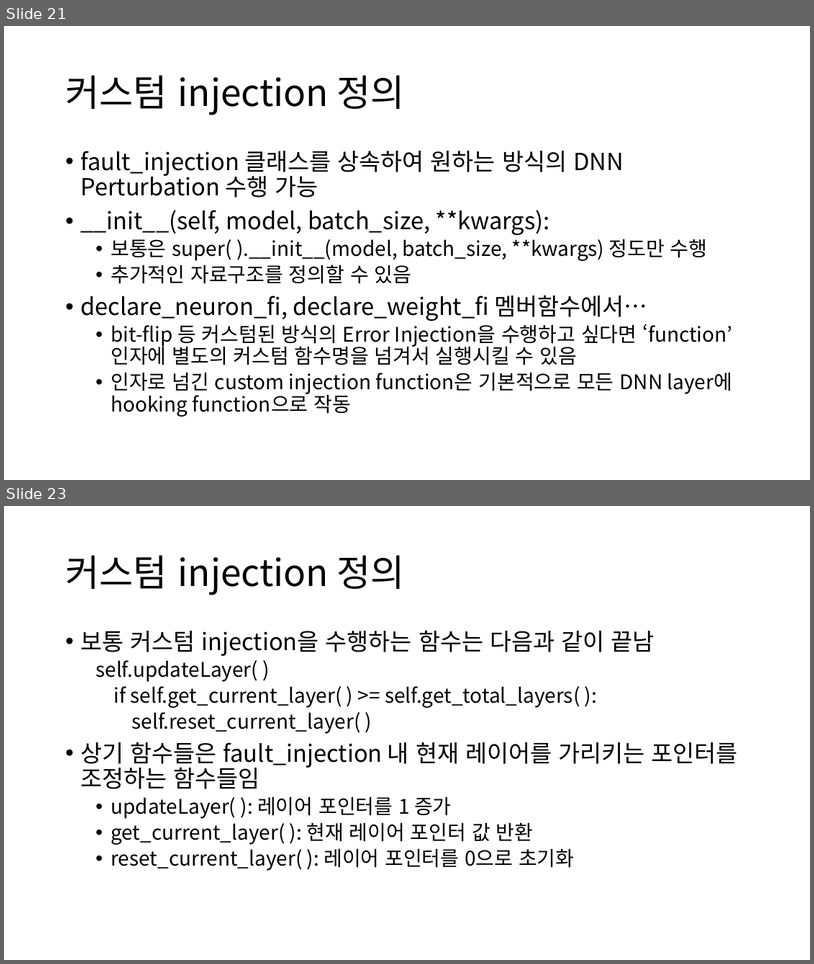
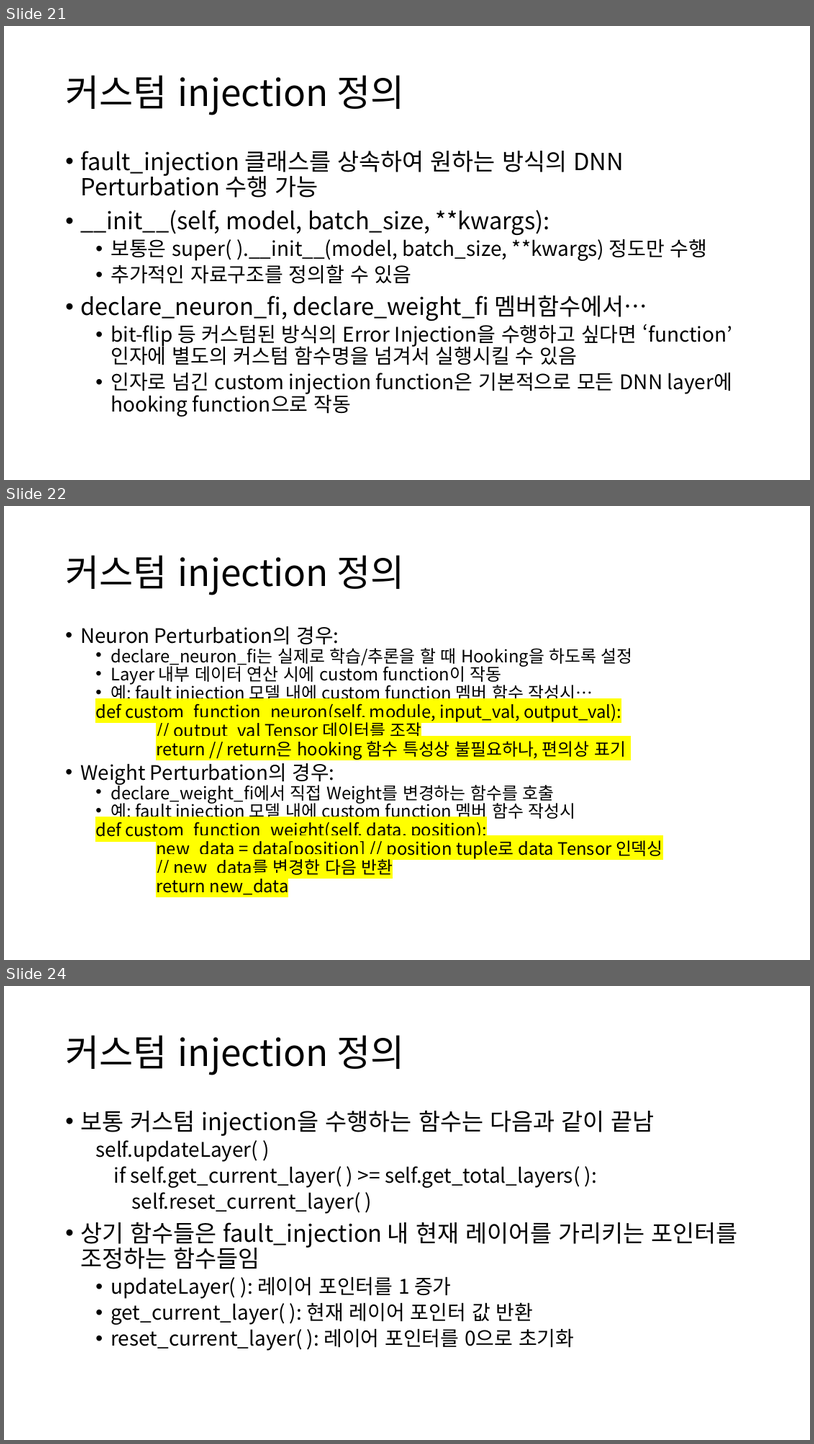
Before and after one commit to Xen-alpha/2022_2_yscs_capstone_hkh, a slide deck: Documentation/PytorchFI 세미나.pptx. Shown one above the other, each under a label of ours: slides 21 and 23 before the commit, slides 21, 22 and 24 after it; the slides between them are not shown. The pictures are 814x964 and 814x1444 pixels, drawn with LibreOffice and Linux fonts; fonts in the diff are those of the drawing. Boxes give left, top, right and bottom in pixels: in the first picture for what was removed or moved away, otherwise in the second. Text is boxed around its words. In the diff, an @@ line names an element or a change of style, - is before the commit and + after.

Commit message:
Update PytorchFI 세미나.pptx
Neuron/Weight 별 Custom injection method 구분하여 설명

```diff
--- a/Documentation/PytorchFI 세미나.pptx
+++ b/Documentation/PytorchFI 세미나.pptx
@@ slide 22 added at <box>4,506,810,960</box>, background #FFFFFF @@
@@ title added at <box>65,555,405,595</box>, 44 pt, text #000000 @@
+커스텀 injection 정의
@@ text added at <box>80,626,664,896</box>, 20.4 pt, text #000000 @@
+• Neuron Perturbation의 경우:
+  • declare_neuron_fi는 실제로 학습/추론을 할 때 Hooking을 하도록 설정
+  • Layer 내부 데이터 연산 시에 custom function이 작동
+  • 예: fault injection 모델 내에 custom function 멤버 함수 작성시…
+  def custom_function_neuron(self, module, input_val, output_val):
+  // output_val Tensor 데이터를 조작
+  return // return은 hooking 함수 특성상 불필요하나, 편의상 표기
+• Weight Perturbation의 경우:
+  • declare_weight_fi에서 직접 Weight를 변경하는 함수를 호출
+  • 예: fault injection 모델 내에 custom function 멤버 함수 작성시
+  def custom_function_weight(self, data, position):
+  new_data = data[position] // position tuple로 data Tensor 인덱싱
+  // new_data를 변경한 다음 반환
+  return new_data
@@ what was slide 23 is now slide 24 @@
```
